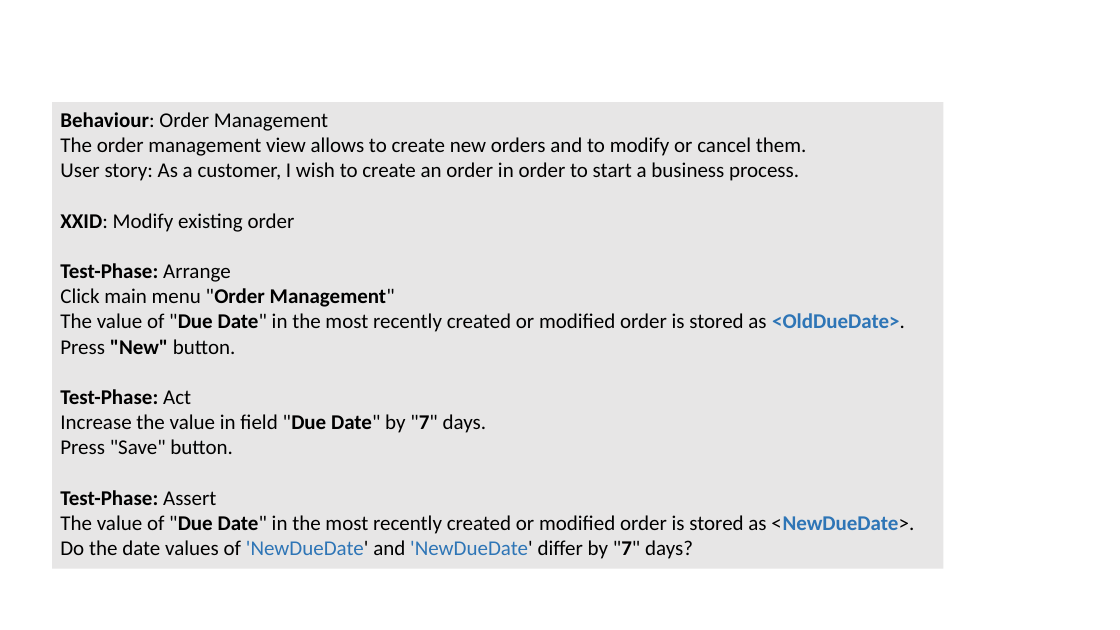
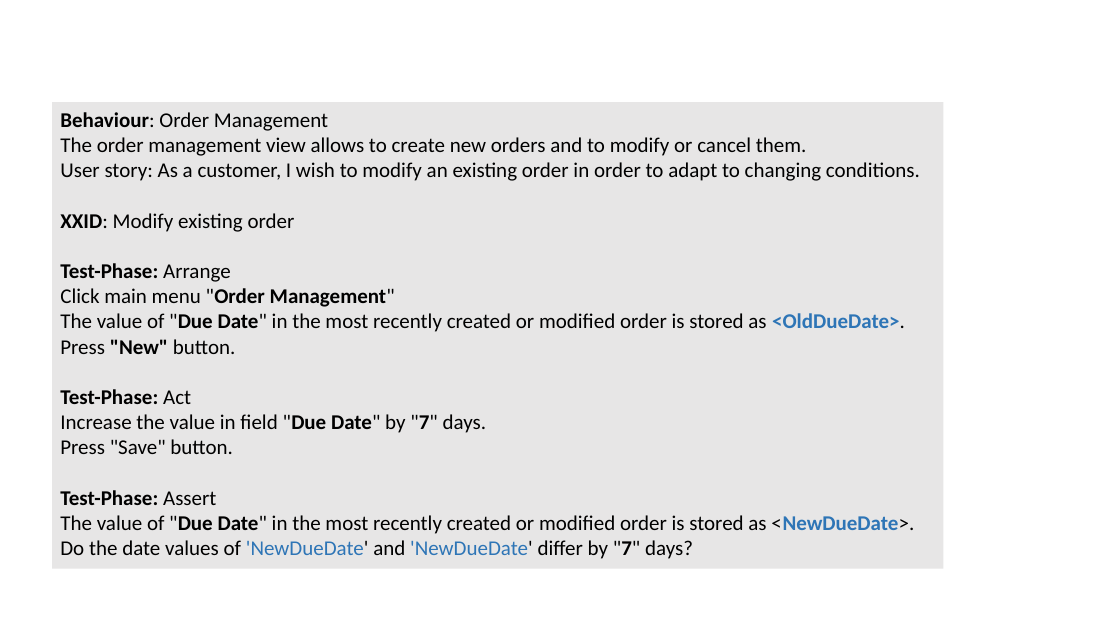
Before and after one commit to iks-gmbh-tools/SysNat, a slide deck: slide 1 of documentation/Figures.pptx (slide 2 before the commit). Drawn at 1120x630 pixels with LibreOffice and Linux fonts; fonts in the diff are those of the drawing. Boxes give left, top, right and bottom in pixels: in the first picture for what was removed or moved away, otherwise in the second. Text is boxed around its words. In the diff, an @@ line names an element or a change of style, - is before the commit and + after.

```diff
--- a/documentation/Figures.pptx
+++ b/documentation/Figures.pptx
@@ text in rectangle at box(60, 162, 920, 181): text changed @@
-User story: As a customer, I wish to create an order in order to start a business process.
+User story: As a customer, I wish to modify an existing order in order to adapt to changing conditions.
```
Also in this commit, not shown: 1 other file.
